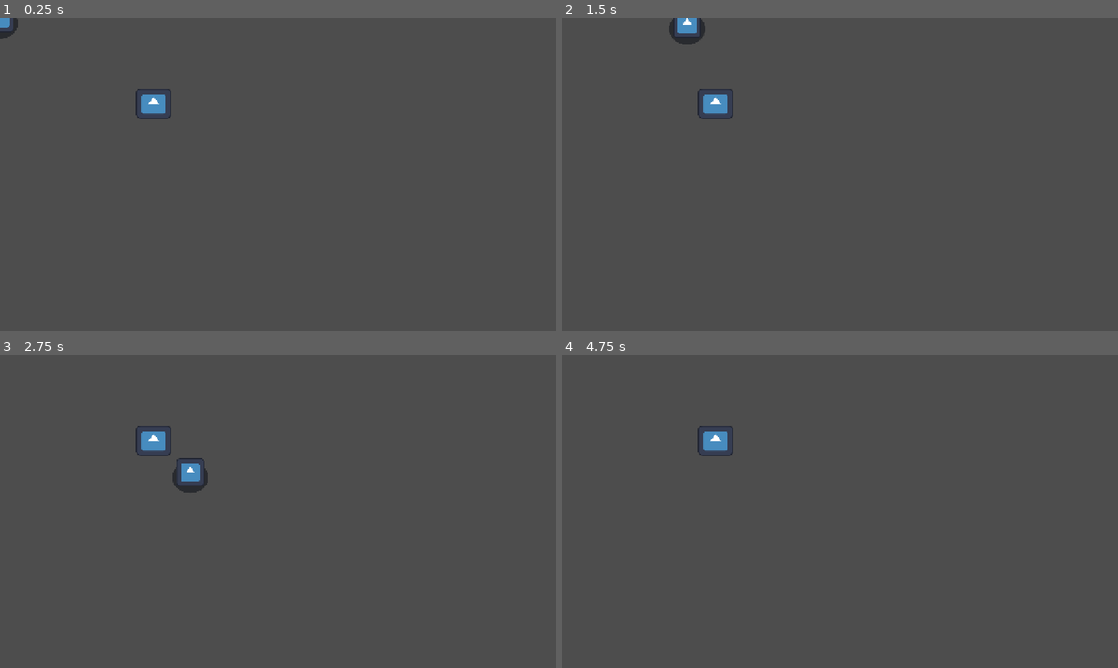
Above: before the commit, frames 1-4 (two rows, left to right).
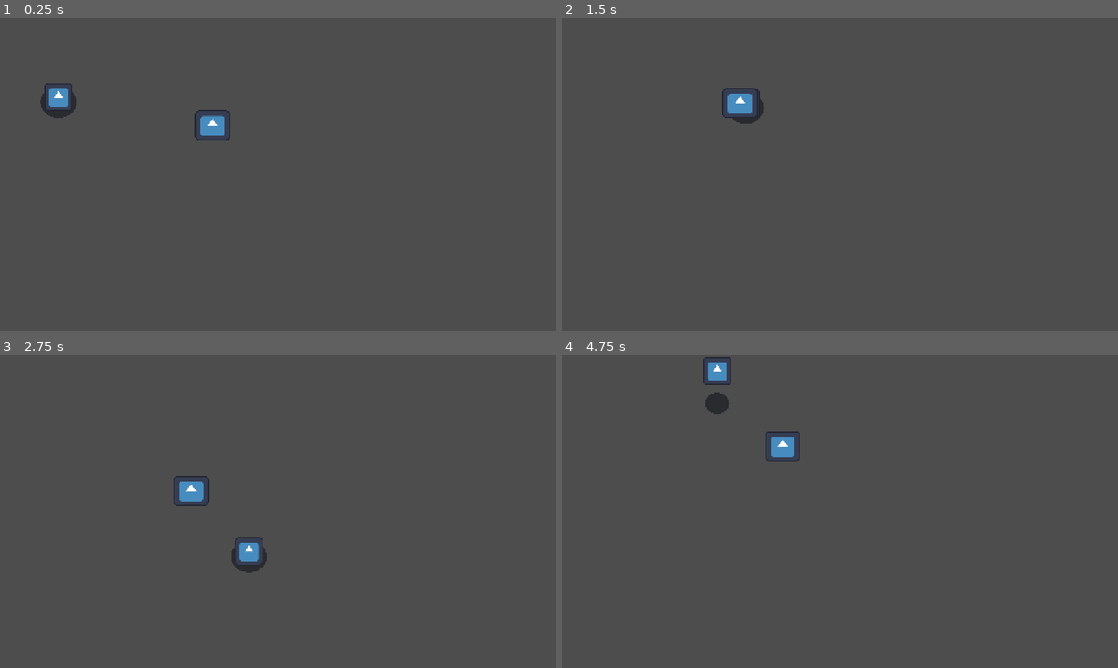
Above: after the commit, the same moments.

Repository: Twytchi/juniper-game-jam
Game: Godot game, scene res://Scene/testdpl.tscn
The game is run twice, just before and just after one commit, with the same random seed, the same clock (stepped at 60 frames per second) and the same inputs. Before the commit the project has no main scene; this scene is started directly in both runs. The engine's default icon, where the game draws it, is replaced by a stand-in: a white triangle on a blue panel in a dark square.
Inputs:
- Up to frame 1 (0.25 s): no input
- Up to frame 2 (1.5 s): tap Enter (ui_accept) at 0.5, 0.77 s; hold D (right) 0.53-1.28 s; hold K (heavy) 0.53-1.28 s; hold S (down) from 1.28 s (still down); tap J (light) at 1.35 s
- Up to frame 3 (2.75 s): tap Enter (ui_accept) at 1.52 s; release S (down) at 2.03 s; hold D (right) from 2.03 s (still down); tap L (missile) at 2.1 s
- Up to frame 4 (4.75 s): release D (right) at 2.78 s; hold W (up) 2.78-3.53 s; tap K (heavy) at 2.85 s; tap Enter (ui_accept) at 3.02, 3.77, 4.52 s; hold J (light) 3.53-4.28 s; hold A (left) from 3.53 s (still down); tap L (missile) at 4.35 s

The runs differ from the first frame. In frame 1, 1.3% of the frame differs, in the area x 0-42%, y 0-40%; in frame 2, 1.2%; in frame 3, 1.4%, in the area x 24-48%, y 22-70%; in frame 4, 1.2%.

Commit message:
enemy chase and state

Diff:
--- /dev/null
+++ b/Scene/enemy_AI.tscn
@@ -0,0 +1,29 @@
+[gd_scene format=3 uid="uid://c2ijjihaf42m5"]
+
+[ext_resource type="Script" path="res://Script/spincomponent.gd" id="1_ecebc"]
+[ext_resource type="Script" uid="uid://bwph2uadlmr0a" path="res://Scene/enemy_ai.gd" id="1_m8431"]
+[ext_resource type="Script" path="res://Script/hurtbox.gd" id="2_m8431"]
+[ext_resource type="Texture2D" uid="uid://swobx6frxop5" path="res://icon.svg" id="3_04kin"]
+
+[sub_resource type="RectangleShape2D" id="RectangleShape2D_0ljux"]
+size = Vector2(111, 98)
+
+[node name="EnemyAi" type="CharacterBody2D" unique_id=1686390776]
+script = ExtResource("1_m8431")
+
+[node name="SpinComponent" type="Node2D" parent="." unique_id=1916445038 node_paths=PackedStringArray("body", "body_sprite")]
+scale = Vector2(0.725, 0.725)
+script = ExtResource("1_ecebc")
+body = NodePath("")
+body_sprite = NodePath("../punching bag")
+
+[node name="Hurtbox" type="Area2D" parent="." unique_id=475305993]
+scale = Vector2(0.725, 0.725)
+script = ExtResource("2_m8431")
+
+[node name="CollisionShape2D" type="CollisionShape2D" parent="Hurtbox" unique_id=1188477876]
+shape = SubResource("RectangleShape2D_0ljux")
+
+[node name="punching bag" type="Sprite2D" parent="." unique_id=1352605392]
+scale = Vector2(0.628711, 0.53808594)
+texture = ExtResource("3_04kin")
--- /dev/null
+++ b/Scene/enemy_ai.gd
@@ -0,0 +1,46 @@
+extends CharacterBody2D
+
+@onready var player = get_tree().get_first_node_in_group("player")
+
+var speed = 100
+
+enum State {
+	CHASE,
+	IDLE,
+	ATTACK,
+	DEAD
+}
+
+var state = State.CHASE
+
+
+func _physics_process(_delta):
+	match state:
+		State.CHASE:
+			chase_player()
+		State.IDLE:
+			idle()
+		State.ATTACK:
+			attack()
+		State.DEAD:
+			die()
+
+	move_and_slide()
+
+
+func chase_player():
+	var direction = (player.global_position - global_position).normalized()
+	velocity = direction * speed
+
+
+func idle():
+	velocity = Vector2.ZERO
+
+
+func attack():
+	velocity = Vector2.ZERO
+	# logique d'attaque ici
+
+
+func die():
+	velocity = Vector2.ZERO
--- a/Scene/player.tscn
+++ b/Scene/player.tscn
@@ -16,7 +16,7 @@
 [sub_resource type="CircleShape2D" id="CircleShape2D_r6jsd"]
 radius = 95.047356
 
-[node name="Player" type="CharacterBody2D" unique_id=500224478]
+[node name="Player" type="CharacterBody2D" unique_id=500224478 groups=["player"]]
 script = ExtResource("1_y8w33")
 first_attack = ExtResource("2_58ae2")
 
--- a/Scene/testdpl.tscn
+++ b/Scene/testdpl.tscn
@@ -1,36 +1,12 @@
 [gd_scene format=3 uid="uid://j8q1rul27t35"]
 
 [ext_resource type="PackedScene" uid="uid://dmf2vaa260wvp" path="res://Scene/player.tscn" id="1_vxfbs"]
-[ext_resource type="Texture2D" uid="uid://swobx6frxop5" path="res://icon.svg" id="2_mvnwt"]
-[ext_resource type="Script" uid="uid://da52ihtpjml2f" path="res://Script/spincomponent.gd" id="3_umnua"]
-[ext_resource type="Script" uid="uid://d3kcc8f64jxxd" path="res://Script/hurtbox.gd" id="4_umnua"]
-
-[sub_resource type="RectangleShape2D" id="RectangleShape2D_fnsd3"]
-size = Vector2(111, 98)
+[ext_resource type="PackedScene" uid="uid://c2ijjihaf42m5" path="res://Scene/enemy_AI.tscn" id="2_i01lx"]
 
 [node name="test" type="Node2D" unique_id=1915128990]
 
 [node name="Player" parent="." unique_id=500224478 instance=ExtResource("1_vxfbs")]
+position = Vector2(135, 182)
 
-[node name="CharacterBody2D" type="CharacterBody2D" parent="." unique_id=72663155]
-position = Vector2(-231.99998, -5.9999995)
-scale = Vector2(0.725, 0.725)
-
-[node name="punching bag" type="Sprite2D" parent="CharacterBody2D" unique_id=183387043]
-position = Vector2(808, 280.00003)
-scale = Vector2(0.8671875, 0.7421875)
-texture = ExtResource("2_mvnwt")
-
-[node name="SpinComponent" type="Node2D" parent="CharacterBody2D" unique_id=2018577385 node_paths=PackedStringArray("body", "body_sprite")]
-script = ExtResource("3_umnua")
-body = NodePath("..")
-body_sprite = NodePath("../punching bag")
-metadata/_custom_type_script = "uid://da52ihtpjml2f"
-
-[node name="Hurtbox" type="Area2D" parent="CharacterBody2D" unique_id=1606293188]
-position = Vector2(786, 272)
-script = ExtResource("4_umnua")
-
-[node name="CollisionShape2D" type="CollisionShape2D" parent="CharacterBody2D/Hurtbox" unique_id=136622278]
-position = Vector2(22.5, 6)
-shape = SubResource("RectangleShape2D_fnsd3")
+[node name="EnemyAi" parent="." unique_id=1686390776 instance=ExtResource("2_i01lx")]
+position = Vector2(514, 252)
--- a/project.godot
+++ b/project.godot
@@ -11,6 +11,7 @@
 [application]
 
 config/name="Juniper Game Jam"
+run/main_scene="uid://j8q1rul27t35"
 config/features=PackedStringArray("4.6", "GL Compatibility")
 config/icon="res://icon.svg"
 
Not shown, added: Scene/enemy_ai.gd.uid
